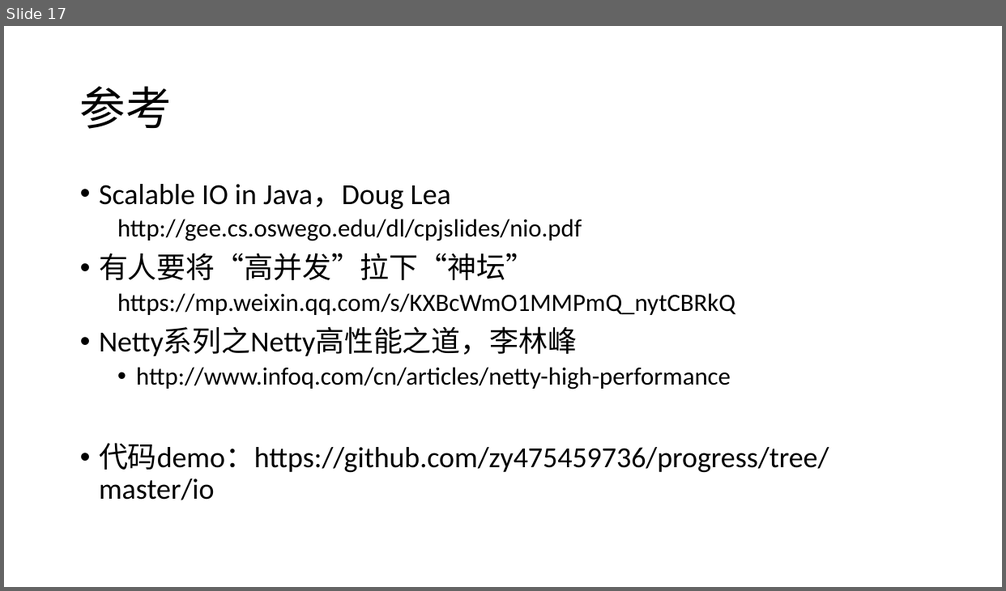
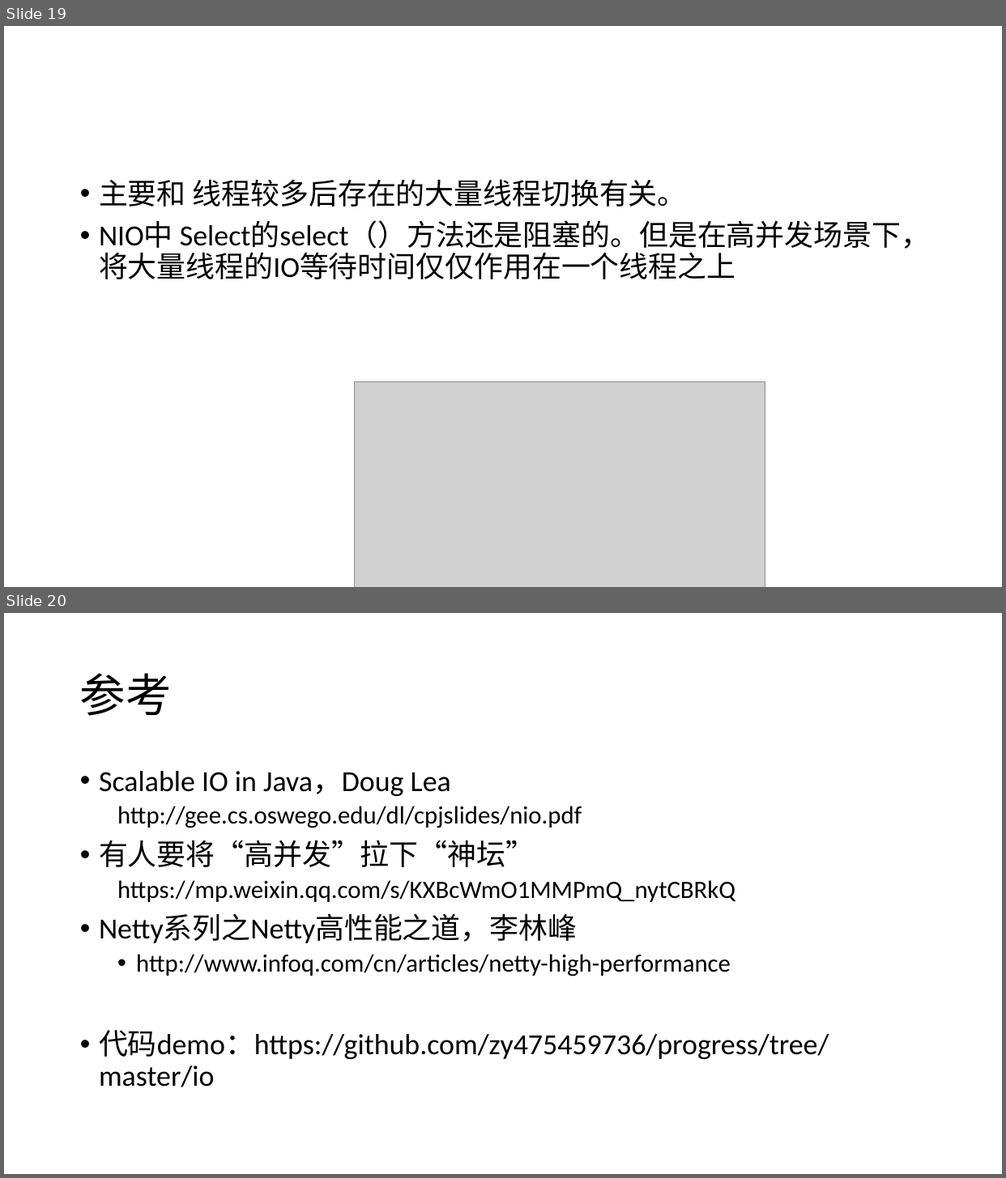
Before and after one commit to zy475459736/progress, a slide deck: io/Netty.pptx. Shown one above the other, each under a label of ours: slide 17 before the commit, slides 19 and 20 after it. The pictures are 1006x591 and 1006x1178 pixels, drawn with LibreOffice and Linux fonts; fonts in the diff are those of the drawing; grey boxes stand for pictures. Boxes give left, top, right and bottom in pixels: in the first picture for what was removed or moved away, otherwise in the second. Text is boxed around its words. In the diff, an @@ line names an element or a change of style, - is before the commit and + after.

```diff
--- a/io/Netty.pptx
+++ b/io/Netty.pptx
@@ slide 19 added at [4, 26, 1002, 587], background #FFFFFF @@
@@ text added at [99, 179, 930, 280], 28 pt, text #000000 @@
+• 主要和 线程较多后存在的大量线程切换有关。
+• NIO中 Select的select（）方法还是阻塞的。但是在高并发场景下，将大量线程的IO等待时间仅仅作用在一个线程之上
@@ picture added at [355, 382, 765, 587] @@
@@ what was slide 17 is now slide 20 @@
```
Also in this commit, not shown: 2 slides changed, 2 other slides added.
